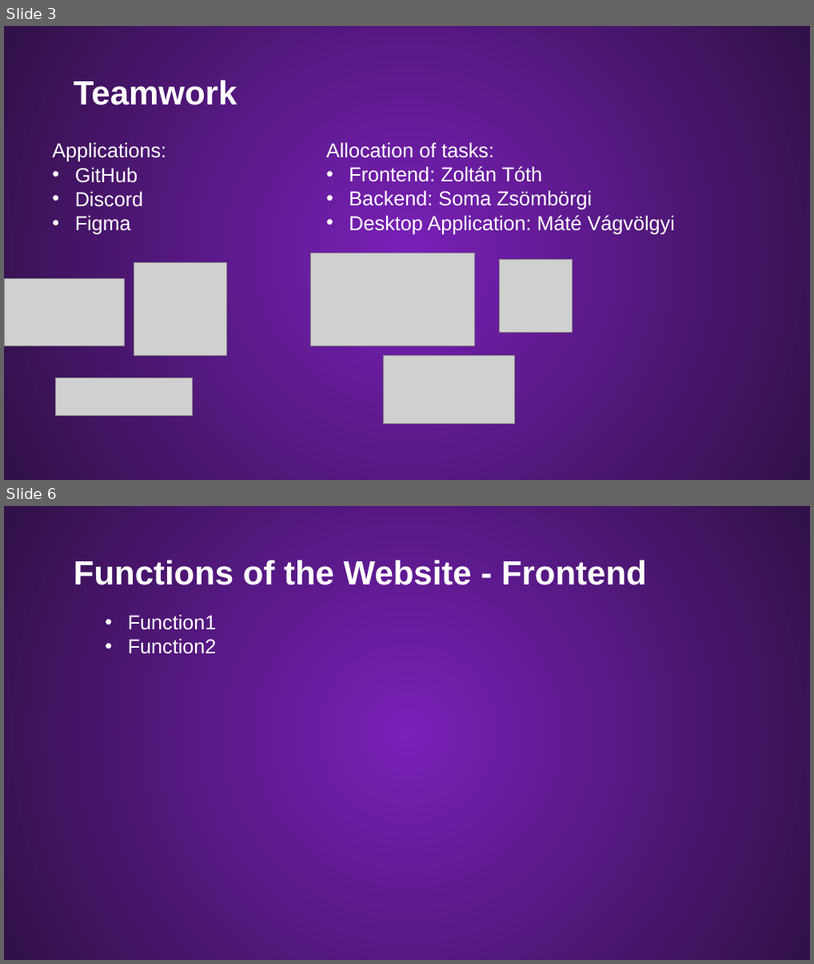
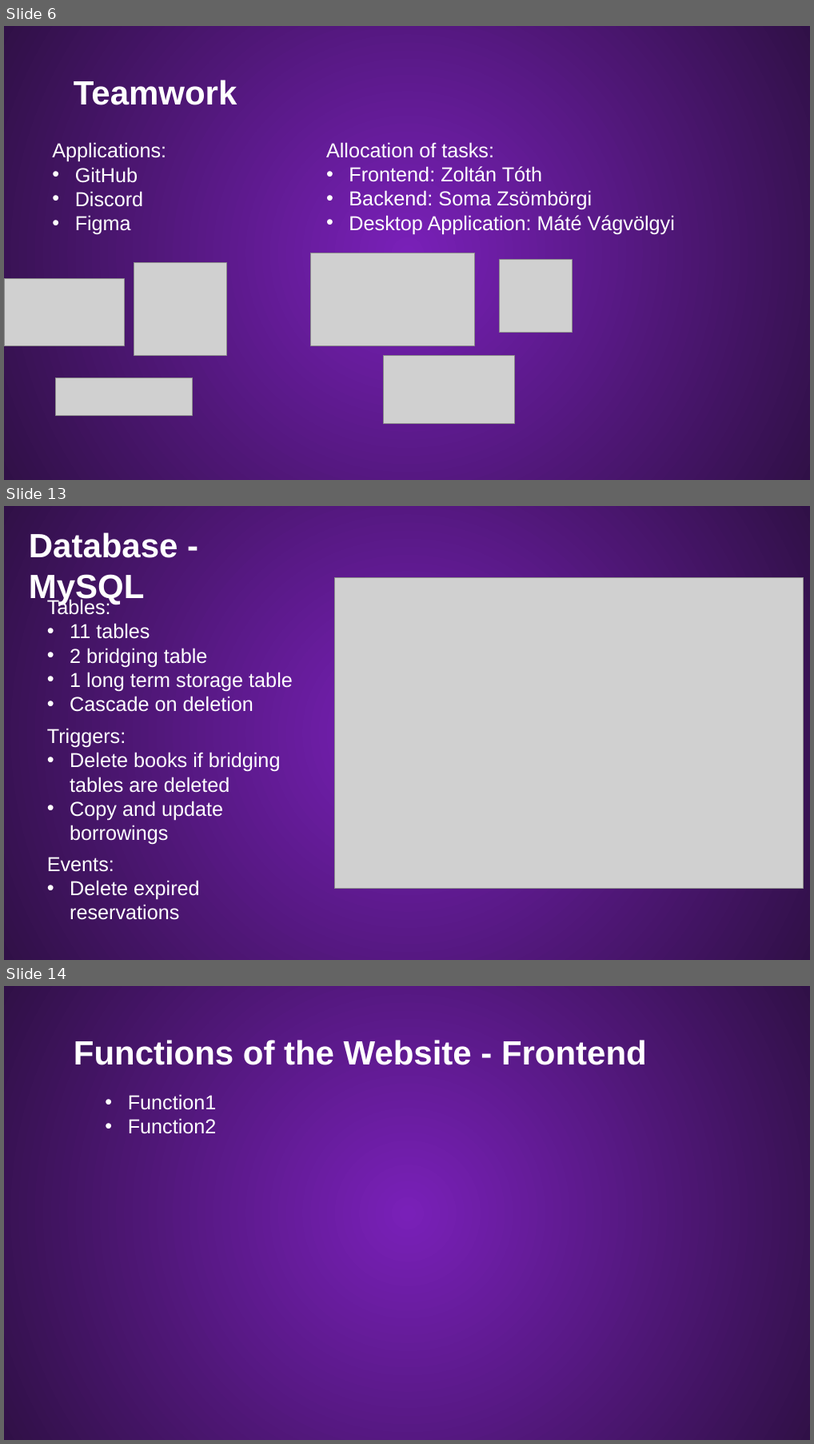
Before and after one commit to Palacsinta002/LMS, a slide deck: Presentation/LMS Presentation.pptx. Shown one above the other, each under a label of ours: slides 3 and 6 before the commit, slides 6, 13 and 14 after it; the slides between them are not shown. The pictures are 814x964 and 814x1444 pixels, drawn with LibreOffice and Linux fonts; fonts in the diff are those of the drawing; grey boxes stand for pictures; background and template pictures are left out. Boxes give left, top, right and bottom in pixels: in the first picture for what was removed or moved away, otherwise in the second. Text is boxed around its words. In the diff, an @@ line names an element or a change of style, - is before the commit and + after.

```diff
--- a/Presentation/LMS Presentation.pptx
+++ b/Presentation/LMS Presentation.pptx
@@ slide 13 added at <box>4,506,810,960</box>, background #54167F; not listed: 1 template element that a slide beside it also shows @@
@@ text added at <box>29,532,178,604</box>, 40 pt, text #FFFFFF, bold @@
+Database - MySQL
@@ text added at <box>47,598,293,712</box>, 24 pt, text #FFFFFF @@
+Tables:
+• 11 tables
+• 2 bridging table
+• 1 long term storage table
+• Cascade on deletion
@@ picture added at <box>334,578,803,888</box> @@
@@ text added at <box>47,728,281,844</box>, 24 pt, text #FFFFFF @@
+Triggers:
+• Delete books if bridging tables are deleted
+• Copy and update borrowings
@@ text added at <box>47,856,200,920</box>, 24 pt, text #FFFFFF @@
+Events:
+• Delete expired reservations
@@ what was slide 3 is now slide 6 @@
@@ what was slide 6 is now slide 14 @@
```
Also in this commit, not shown: 2 slides changed, 8 other slides added, 1 slide removed, 1 other file.
